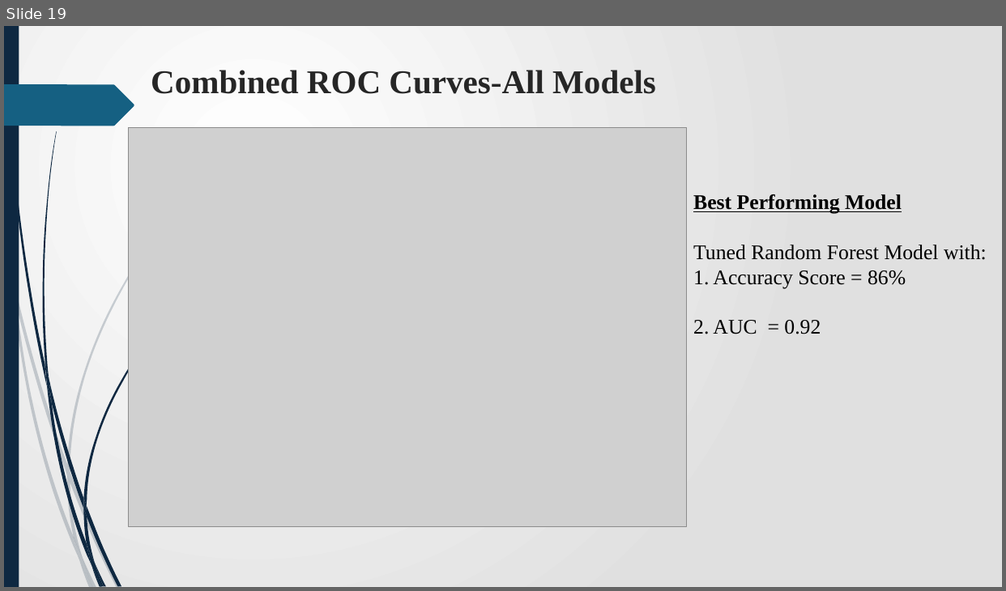
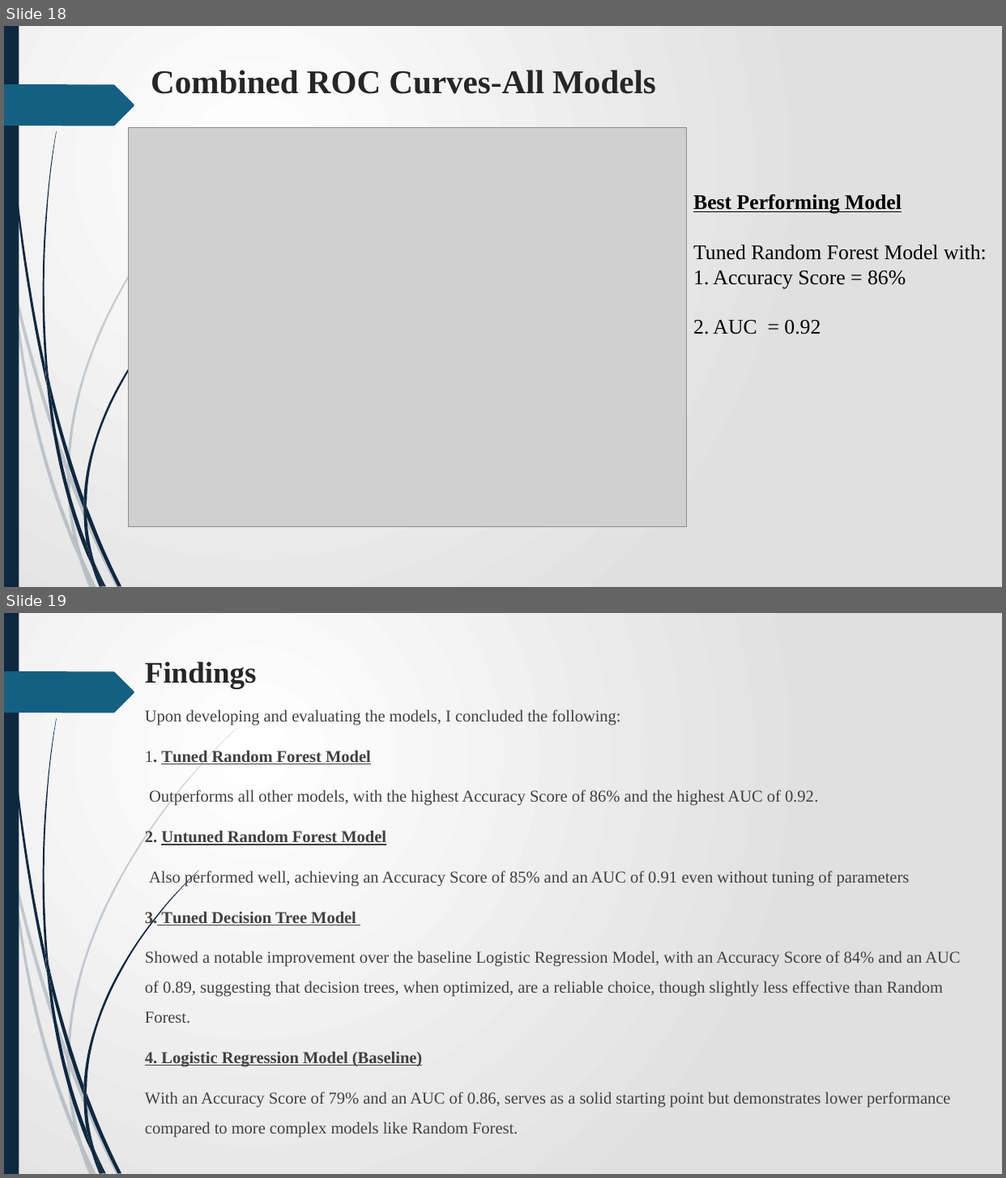
Before and after one commit to James-tech4/JAMES-PHASE-3-DSPT-8-PROJECT, a slide deck: Presentation.pptx. Shown one above the other, each under a label of ours: slide 19 before the commit, slides 18 and 19 after it. The pictures are 1006x591 and 1006x1178 pixels, drawn with LibreOffice and Linux fonts; fonts in the diff are those of the drawing; grey boxes stand for pictures. Boxes give left, top, right and bottom in pixels: in the first picture for what was removed or moved away, otherwise in the second. Text is boxed around its words. In the diff, an @@ line names an element or a change of style, - is before the commit and + after.

```diff
--- a/Presentation.pptx
+++ b/Presentation.pptx
@@ slide 19 added at [4, 613, 1002, 1174], background gradient #FFFFFF to #E1E1E1; not listed: 24 template elements that a slide beside it also shows @@
@@ title added at [145, 662, 257, 689], 28.8 pt, text #262626, bold @@
+Findings
@@ text added at [145, 709, 960, 1138], 16 pt, text #404040 @@
+Upon developing and evaluating the models, I concluded the following:
+1. Tuned Random Forest Model
+Outperforms all other models, with the highest Accuracy Score of 86% and the highest AUC of 0.92.
+2. Untuned Random Forest Model
+Also performed well, achieving an Accuracy Score of 85% and an AUC of 0.91 even without tuning of parameters
+3. Tuned Decision Tree Model
+Showed a notable improvement over the baseline Logistic Regression Model, with an Accuracy Score of 84% and an AUC of 0.89, suggesting that decision trees, when optimized, are a reliable choice, though slightly less effective than Random Forest.
+4. Logistic Regression Model (Baseline)
+With an Accuracy Score of 79% and an AUC of 0.86, serves as a solid starting point but demonstrates lower performance compared to more complex models like Random Forest.
@@ what was slide 19 is now slide 18 @@
```
Also in this commit, not shown: 4 slides changed, 1 other slide added, 15 slides removed.
